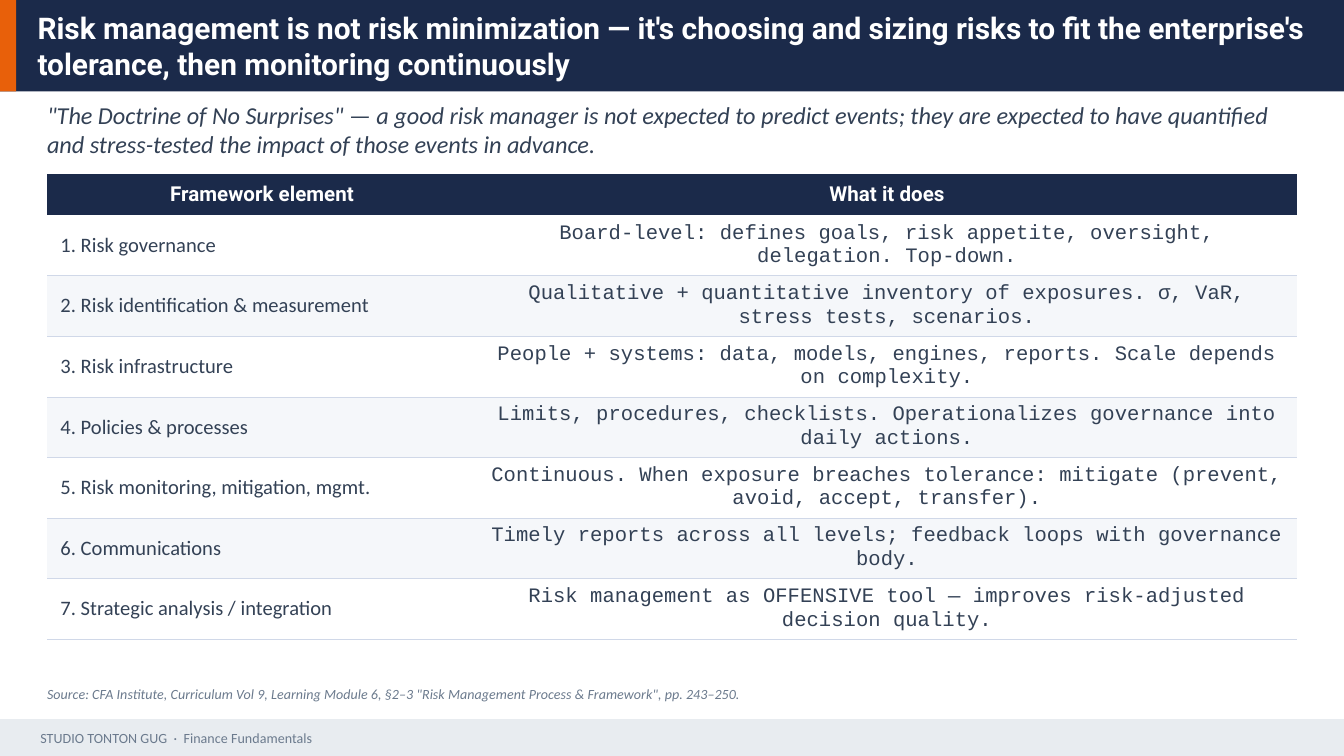
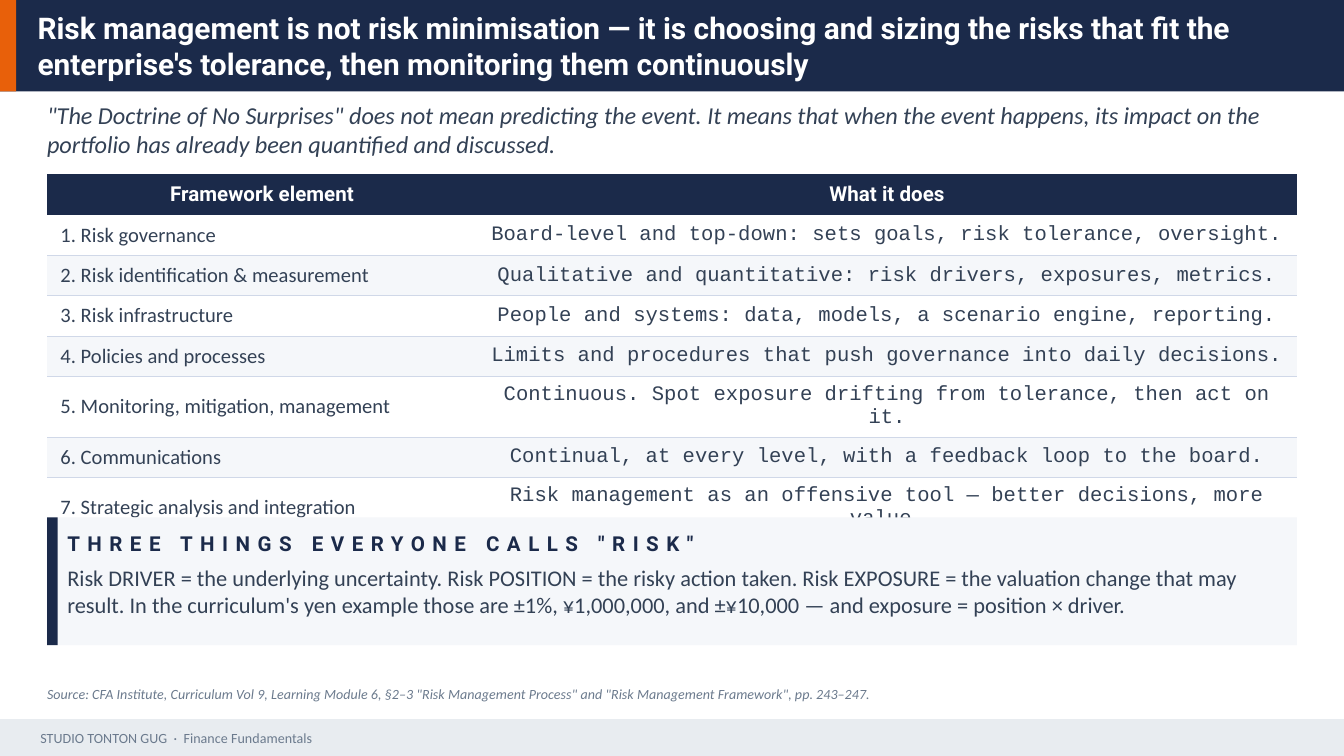
Before and after one commit to Gug4ever/Tonton_Gug_Studio, a slide deck: slide 33 of assets/finance/D20_Portfolio_Management.pptx (slide 32 before the commit). Drawn at 1344x756 pixels with LibreOffice and Linux fonts; fonts in the diff are those of the drawing. Boxes give left, top, right and bottom in pixels: in the first picture for what was removed or moved away, otherwise in the second. Text is boxed around its words. In the diff, an @@ line names an element or a change of style, - is before the commit and + after.

```diff
--- a/assets/finance/D20_Portfolio_Management.pptx
+++ b/assets/finance/D20_Portfolio_Management.pptx
@@ text at (38,16,1230,82): text changed @@
-Risk management is not risk minimization — it's choosing and sizing risks to fit the enterprise's tolerance, then monitoring continuously
+Risk management is not risk minimisation — it is choosing and sizing the risks that fit the enterprise's tolerance, then monitoring them continuously
@@ text at (47,107,1259,157): text changed @@
-"The Doctrine of No Surprises" — a good risk manager is not expected to predict events; they are expected to have quantified and stress-tested the impact of those events in advance.
+"The Doctrine of No Surprises" does not mean predicting the event. It means that when the event happens, its impact on the portfolio has already been quantified and discussed.
@@ table at (47,175,1297,522) @@
-row 2, column 2: Board-level: defines goals, risk appetite, oversight, delegation. Top-down.
+row 2, column 2: Board-level and top-down: sets goals, risk tolerance, oversight.
-row 3, column 2: Qualitative + quantitative inventory of exposures. σ, VaR, stress tests, scenarios.
+row 3, column 2: Qualitative and quantitative: risk drivers, exposures, metrics.
-row 4, column 2: People + systems: data, models, engines, reports. Scale depends on complexity.
+row 4, column 2: People and systems: data, models, a scenario engine, reporting.
-row 5, column 1: 4. Policies & processes
+row 5, column 1: 4. Policies and processes
-row 5, column 2: Limits, procedures, checklists. Operationalizes governance into daily actions.
+row 5, column 2: Limits and procedures that push governance into daily decisions.
-row 6, column 1: 5. Risk monitoring, mitigation, mgmt.
+row 6, column 1: 5. Monitoring, mitigation, management
-row 6, column 2: Continuous. When exposure breaches tolerance: mitigate (prevent, avoid, accept, transfer).
+row 6, column 2: Continuous. Spot exposure drifting from tolerance, then act on it.
-row 7, column 2: Timely reports across all levels; feedback loops with governance body.
+row 7, column 2: Continual, at every level, with a feedback loop to the board.
-row 8, column 1: 7. Strategic analysis / integration
+row 8, column 1: 7. Strategic analysis and integration
-row 8, column 2: Risk management as OFFENSIVE tool — improves risk-adjusted decision quality.
+row 8, column 2: Risk management as an offensive tool — better decisions, more value.
@@ rectangle added at (47,517,1297,645), fill #F5F7FA @@
@@ rectangle added at (47,517,58,645), fill #1B2A4A @@
@@ text added at (67,535,693,551), 11 pt, text #1B2A4A, bold @@
+THREE THINGS EVERYONE CALLS "RISK"
@@ text added at (67,570,1236,617), 12 pt, text #334155 @@
+Risk DRIVER = the underlying uncertainty. Risk POSITION = the risky action taken. Risk EXPOSURE = the valuation change that may result. In the curriculum's yen example those are ±1%, ¥1,000,000, and ±¥10,000 — and exposure = position × driver.
@@ text at (47,689,869,702): text changed @@
-Source: CFA Institute, Curriculum Vol 9, Learning Module 6, §2–3 "Risk Management Process & Framework", pp. 243–250.
+Source: CFA Institute, Curriculum Vol 9, Learning Module 6, §2–3 "Risk Management Process" and "Risk Management Framework", pp. 243–247.
```
Also in this commit, not shown: 26 other slides changed, 2 slides added, 1 slide removed, 9 other files.
